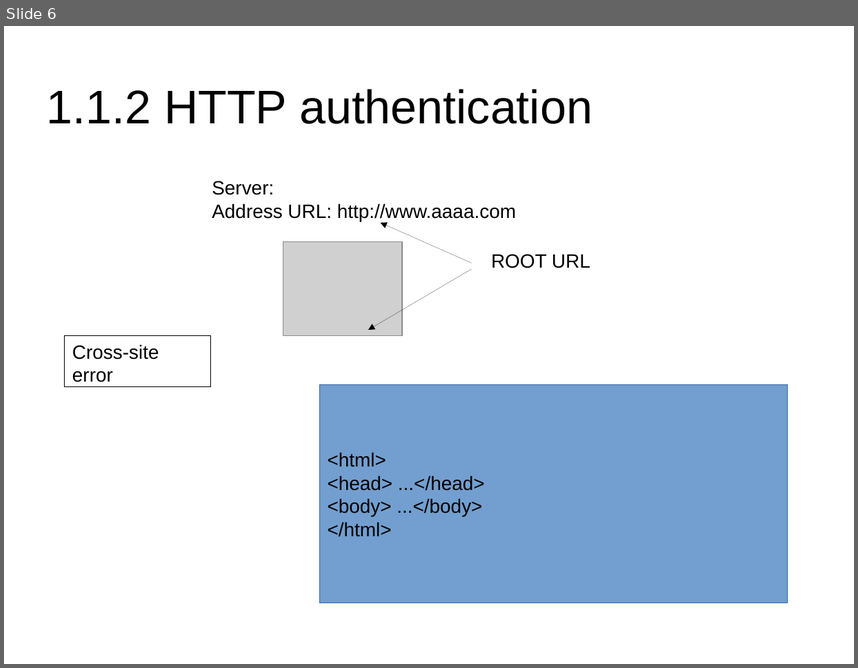
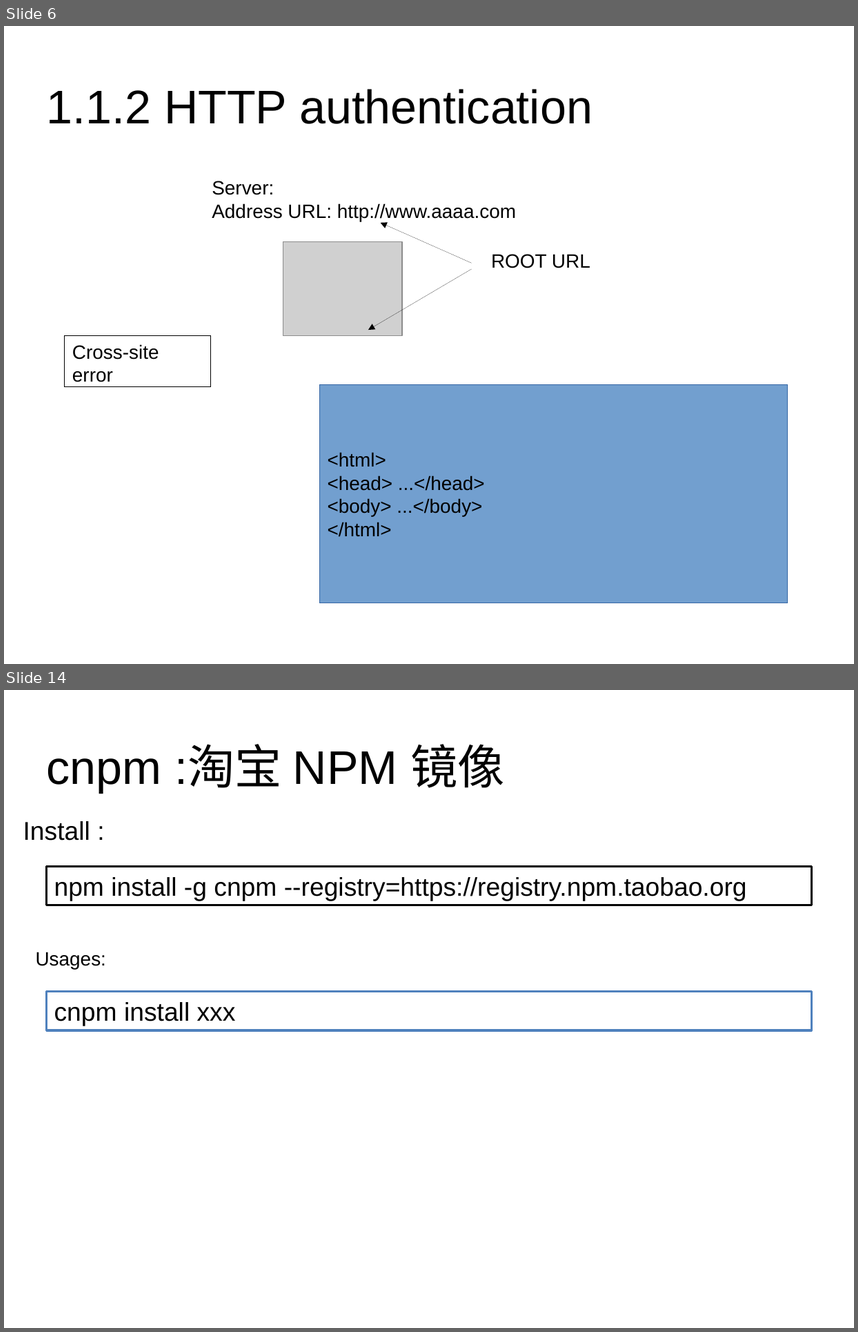
Before and after one commit to masterfish2015/my_project, a slide deck: teaching/javascript_html_server_and_client.pptx. Shown one above the other, each under a label of ours: slide 6 before the commit, slides 6 and 14 after it; the slides between them are not shown. The pictures are 858x668 and 858x1332 pixels, drawn with LibreOffice and Linux fonts; fonts in the diff are those of the drawing; grey boxes stand for pictures. Boxes give left, top, right and bottom in pixels: in the first picture for what was removed or moved away, otherwise in the second. Text is boxed around its words. In the diff, an @@ line names an element or a change of style, - is before the commit and + after.

```diff
--- a/teaching/javascript_html_server_and_client.pptx
+++ b/teaching/javascript_html_server_and_client.pptx
@@ slide 14 added at (x1=4, y1=690, x2=854, y2=1328), background #FFFFFF @@
@@ title added at (x1=47, y1=744, x2=506, y2=792), 44 pt, text #000000 @@
+cnpm :淘宝 NPM 镜像
@@ text added at (x1=23, y1=821, x2=90, y2=840), 24 pt, text #000000 @@
+Install :
@@ rectangle added at (x1=46, y1=867, x2=812, y2=905), fill #FFFFFF, outline #000000 2 pt, 24 pt, text #000000 @@
+npm install -g cnpm --registry=https://registry.npm.taobao.org
@@ text added at (x1=36, y1=952, x2=106, y2=969), 18 pt, text #000000 @@
+Usages:
@@ rectangle added at (x1=46, y1=992, x2=812, y2=1030), fill #FFFFFF, outline #4F81BD 2 pt, 24 pt, text #000000 @@
+cnpm install xxx
```
Also in this commit, not shown: 3 slides changed, 52 other slides added, 2 other files.
